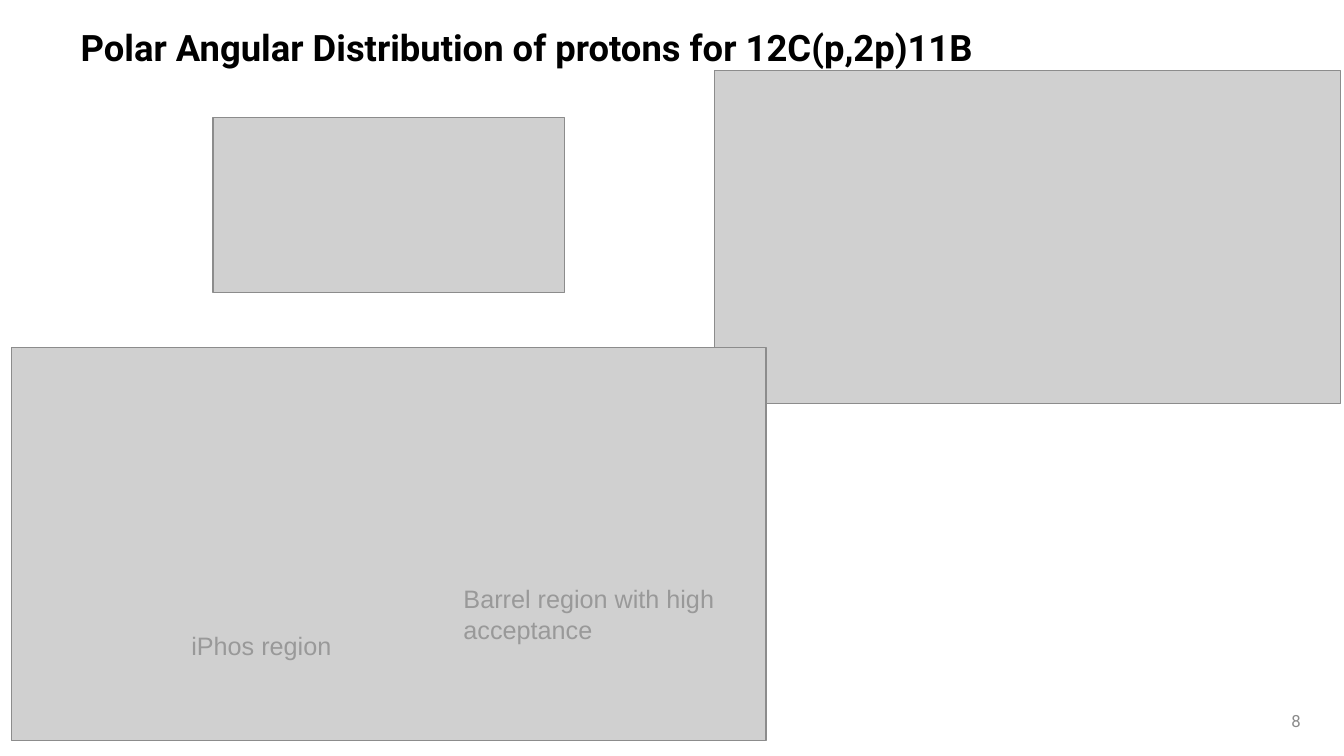
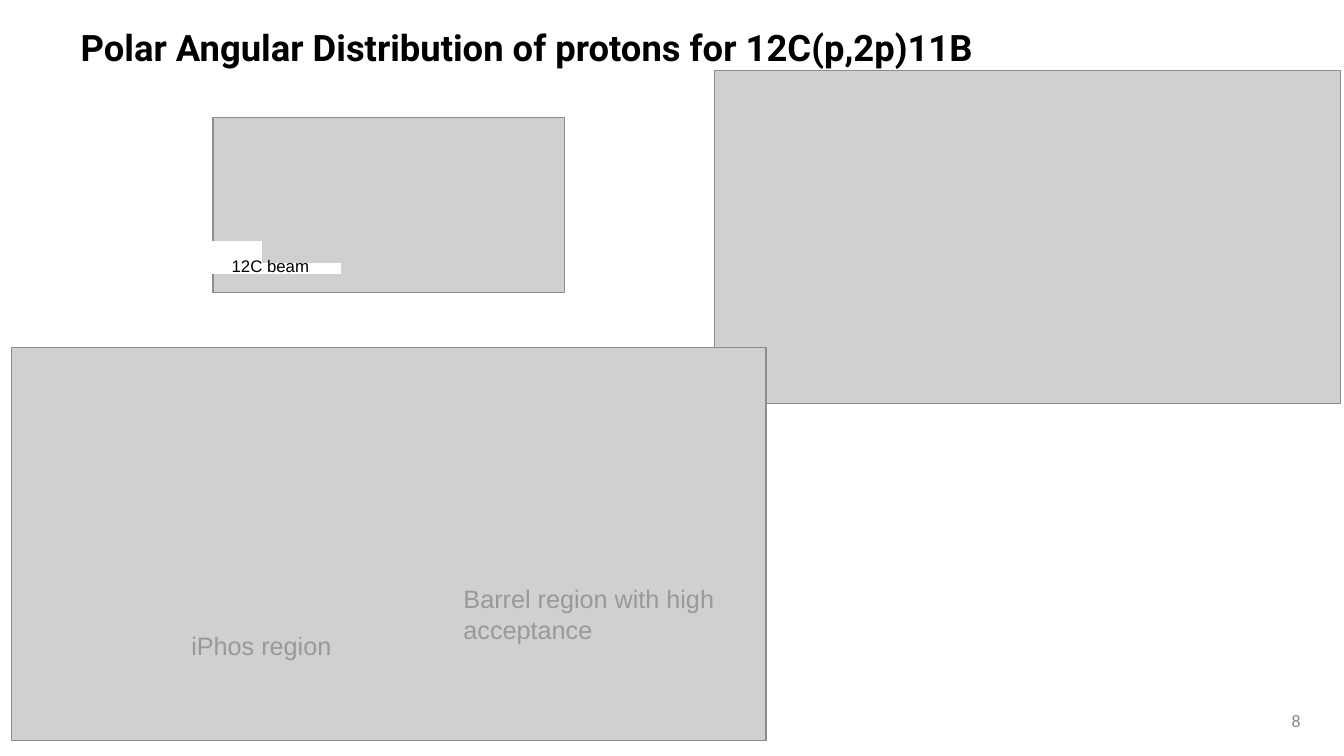
Before and after one commit to jenegger/r3b_week2020, a slide deck: slide 8 of r3b_presentation.odp. Drawn at 1344x756 pixels with LibreOffice and Linux fonts; fonts in the diff are those of the drawing; grey boxes stand for pictures; background and template pictures are left out. Boxes give left, top, right and bottom in pixels: in the first picture for what was removed or moved away, otherwise in the second. Text is boxed around its words. In the diff, an @@ line names an element or a change of style, - is before the commit and + after.

```diff
--- a/r3b_presentation.odp
+++ b/r3b_presentation.odp
@@ rectangle added at (x1=202, y1=242, x2=262, y2=273), fill #FFFFFF, outline #FFFFFF 0 pt @@
@@ rectangle added at (x1=230, y1=263, x2=341, y2=273), fill #FFFFFF, outline #FFFFFF 0 pt @@
@@ text added at (x1=232, y1=258, x2=309, y2=276), 12 pt, text #000000 @@
+12C beam
```
Also in this commit, not shown: 1 other file.
